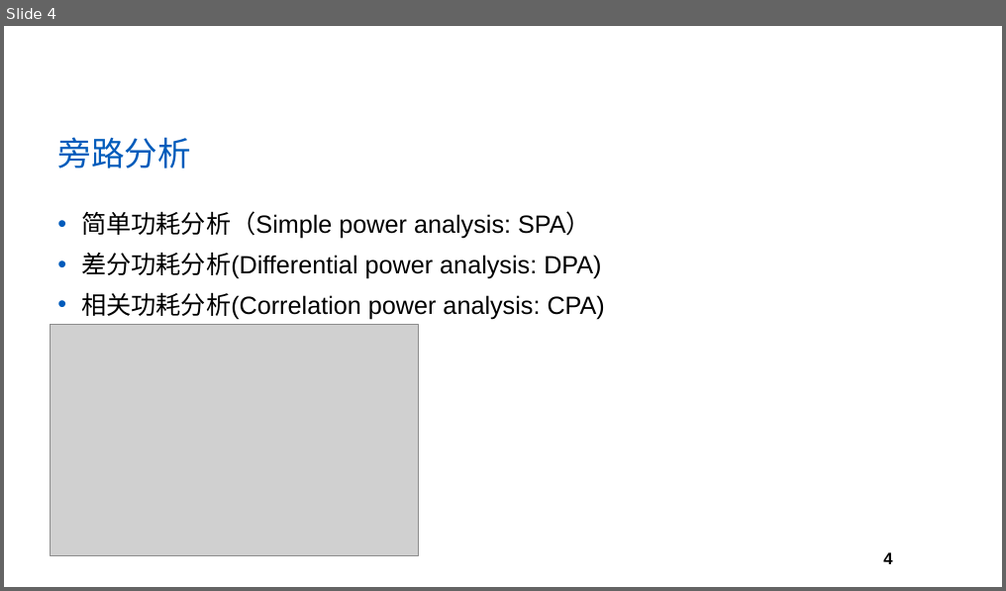
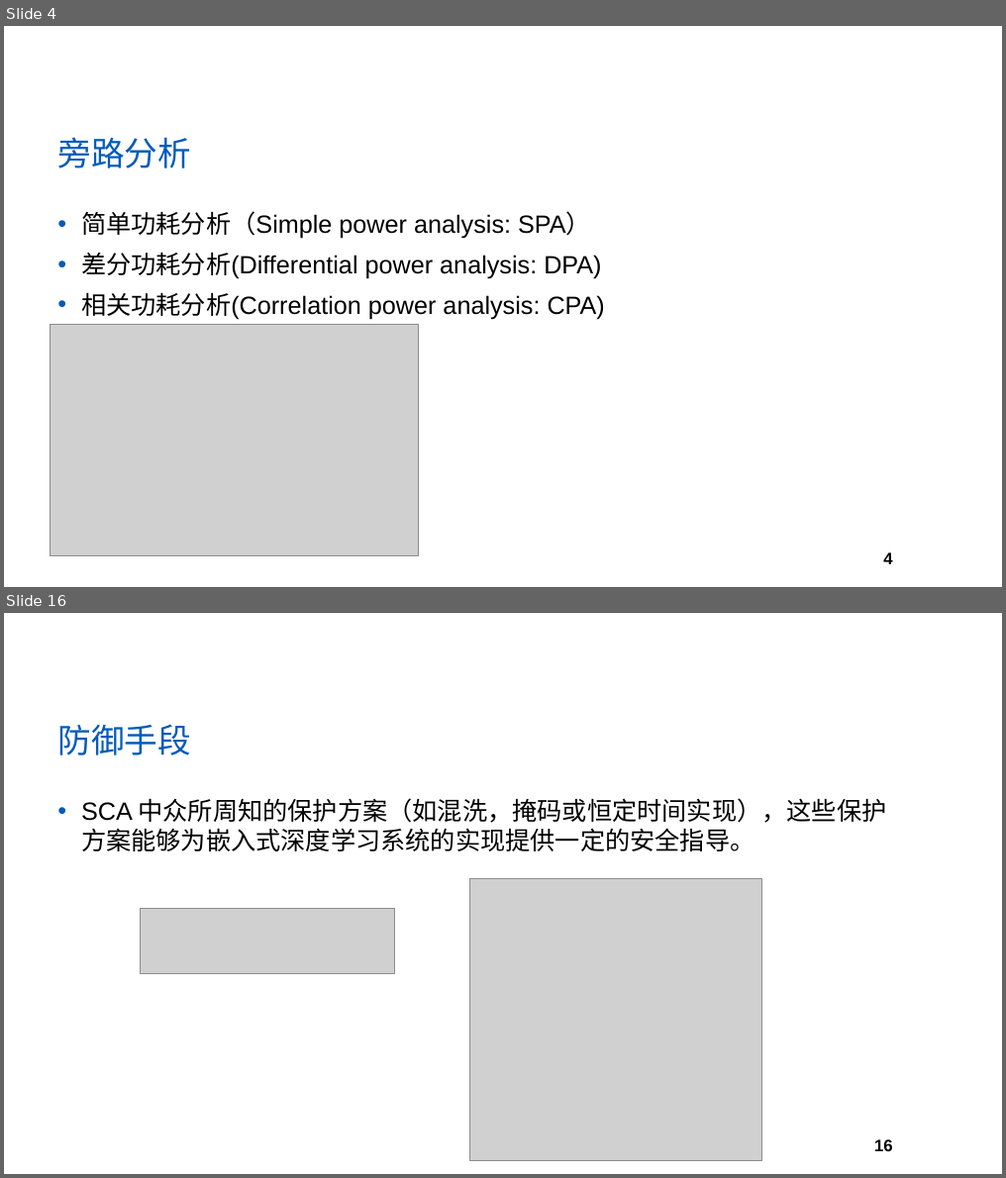
Before and after one commit to yberlin/hello-world, a slide deck: 网络与通信安全/PPT模板.pptx. Shown one above the other, each under a label of ours: slide 4 before the commit, slides 4 and 16 after it; the slides between them are not shown. The pictures are 1006x591 and 1006x1178 pixels, drawn with LibreOffice and Linux fonts; fonts in the diff are those of the drawing; grey boxes stand for pictures; background and template pictures are left out. Boxes give left, top, right and bottom in pixels: in the first picture for what was removed or moved away, otherwise in the second. Text is boxed around its words. In the diff, an @@ line names an element or a change of style, - is before the commit and + after.

```diff
--- a/网络与通信安全/PPT模板.pptx
+++ b/网络与通信安全/PPT模板.pptx
@@ slide 16 added at (x1=4, y1=613, x2=1002, y2=1174), background #FFFFFF; not listed: 1 template element that a slide beside it also shows @@
@@ title added at (x1=57, y1=724, x2=190, y2=756), 32 pt, text #005BBB @@
+防御手段
@@ text added at (x1=81, y1=798, x2=886, y2=852), 24 pt, text #000000 @@
+• SCA 中众所周知的保护方案（如混洗，掩码或恒定时间实现），这些保护方案能够为嵌入式深度学习系统的实现提供一定的安全指导。
@@ picture added at (x1=469, y1=878, x2=762, y2=1160) @@
@@ picture added at (x1=141, y1=909, x2=394, y2=973) @@
```
Also in this commit, not shown: 13 other slides added.
